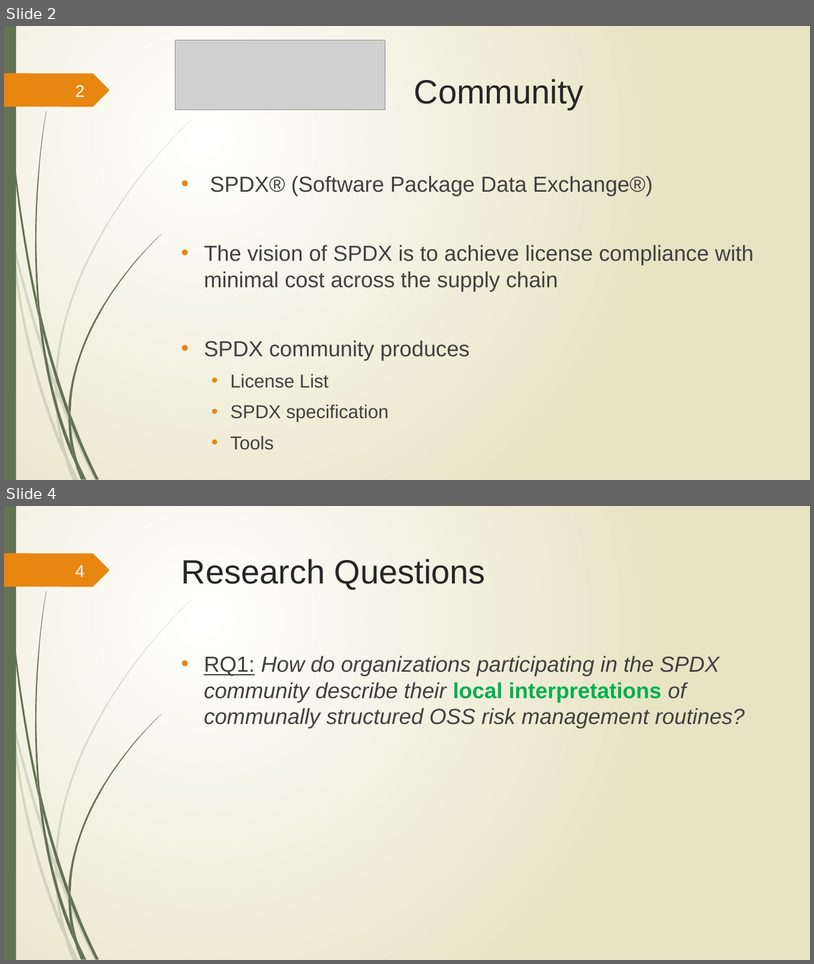
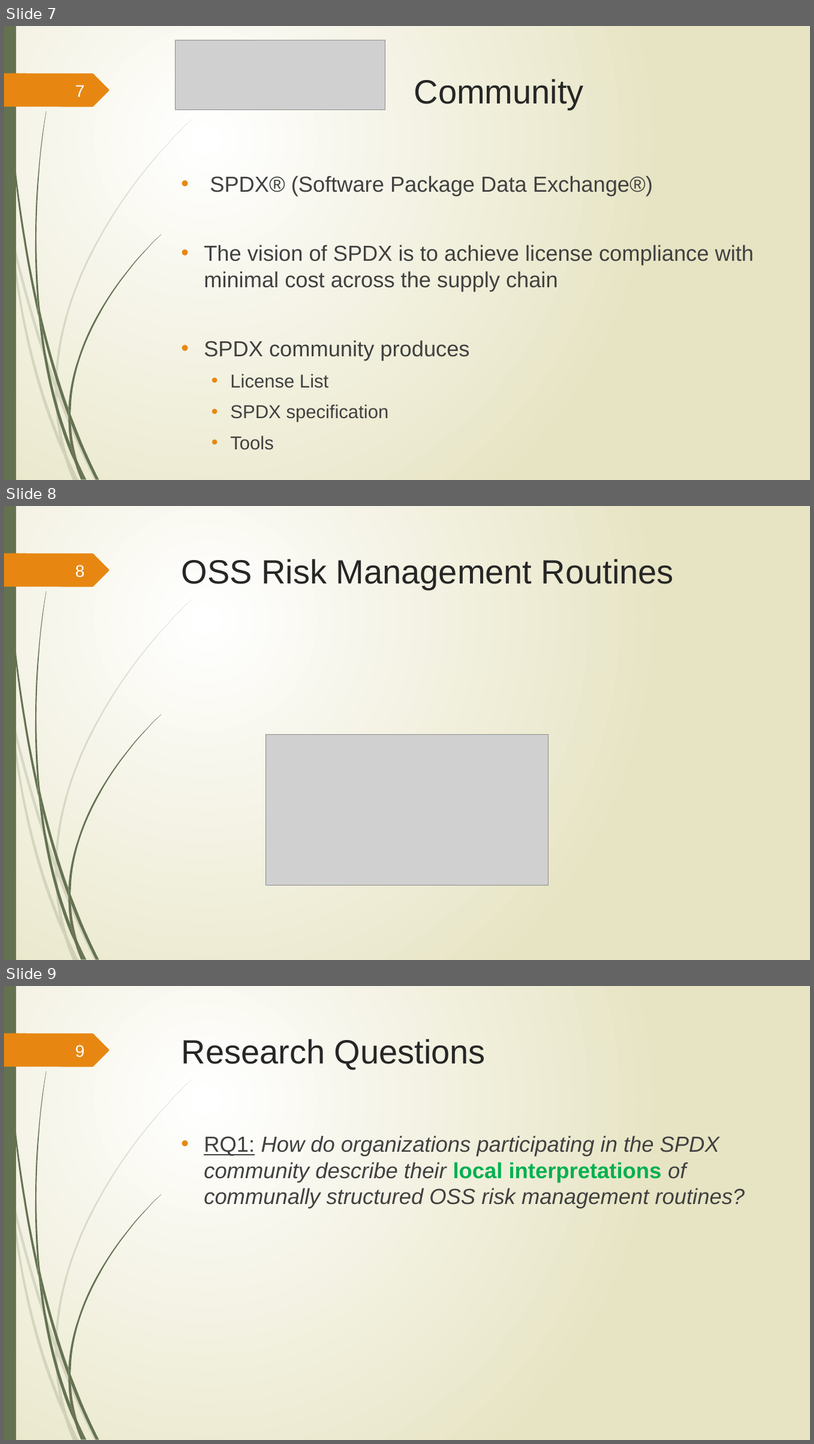
Before and after one commit to SPDX-CaseStudy/files, a slide deck: GroupPresentation.pptx. Shown one above the other, each under a label of ours: slides 2 and 4 before the commit, slides 7, 8 and 9 after it; the slides between them are not shown. The pictures are 814x964 and 814x1444 pixels, drawn with LibreOffice and Linux fonts; fonts in the diff are those of the drawing; grey boxes stand for pictures; background and template pictures are left out. Boxes give left, top, right and bottom in pixels: in the first picture for what was removed or moved away, otherwise in the second. Text is boxed around its words. In the diff, an @@ line names an element or a change of style, - is before the commit and + after.

```diff
--- a/GroupPresentation.pptx
+++ b/GroupPresentation.pptx
@@ slide 8 added at bbox=[4, 506, 810, 960], background gradient #FFFFFF to #E8E6C4; not listed: 24 template elements that a slide beside it also shows @@
@@ title added at bbox=[182, 559, 674, 589], 40 pt, text #262626 @@
+OSS Risk Management Routines
@@ page number added at bbox=[75, 565, 85, 577], 20 pt, text #FEFFFF @@
+8
@@ picture added at bbox=[266, 734, 548, 885] @@
@@ what was slide 2 is now slide 7 @@
@@ page number at bbox=[75, 85, 85, 97]: text changed @@
-2
+7
@@ what was slide 4 is now slide 9 @@
@@ page number at bbox=[75, 1045, 85, 1057]: text changed @@
-4
+9
```
Also in this commit, not shown: 6 slides changed, 4 other slides added, 1 other file.
